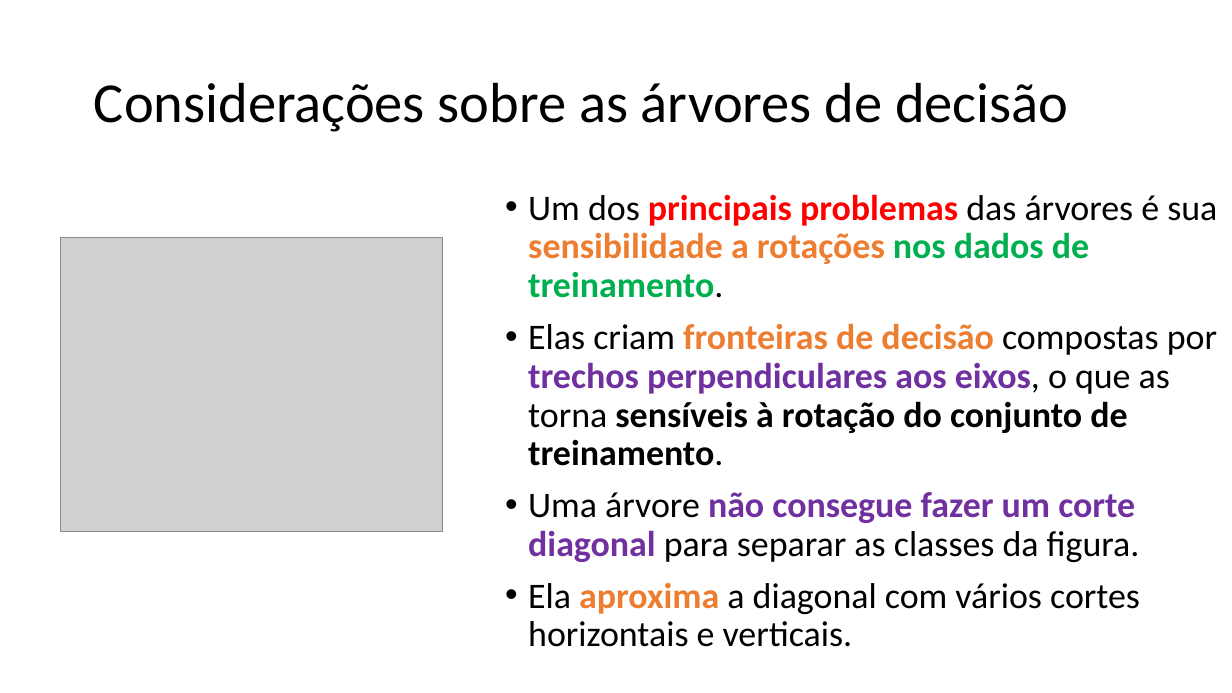
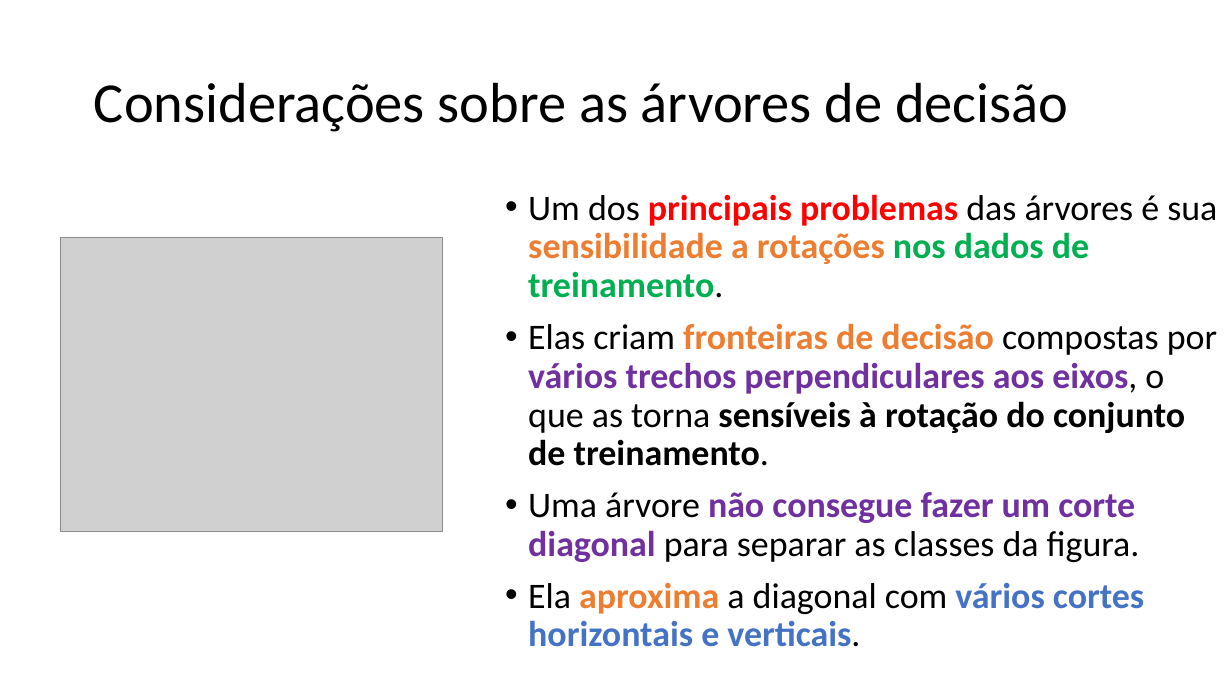
Before and after one commit to zz4fap/c24_inteligencia_artificial, a slide deck: slide 59 of slides/C24_Árvores_de_decisão.pptx. Drawn at 1232x693 pixels with LibreOffice and Linux fonts; fonts in the diff are those of the drawing; grey boxes stand for pictures. Boxes give left, top, right and bottom in pixels: in the first picture for what was removed or moved away, otherwise in the second. Text is boxed around its words. In the diff, an @@ line names an element or a change of style, - is before the commit and + after.

```diff
--- a/slides/C24_Árvores_de_decisão.pptx
+++ b/slides/C24_Árvores_de_decisão.pptx
@@ text at bbox=[528, 323, 1217, 466]: text changed @@
-• Elas criam fronteiras de decisão compostas por trechos perpendiculares aos eixos, o que as torna sensíveis à rotação do conjunto de treinamento.
+• Elas criam fronteiras de decisão compostas por vários trechos perpendiculares aos eixos, o que as torna sensíveis à rotação do conjunto de treinamento.
@@ text at bbox=[528, 583, 1144, 647]: text colour #000000 to #4472C4, bold on in "vários cortes horizontais e verticais." @@
```
Also in this commit, not shown: 7 other slides changed, 1 other file.
